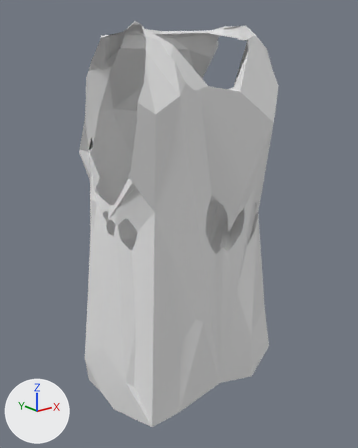
What one commit did to the glTF model maybraid/assets/characters/clothes/body/tuberwaber_body/short_dress.glb.
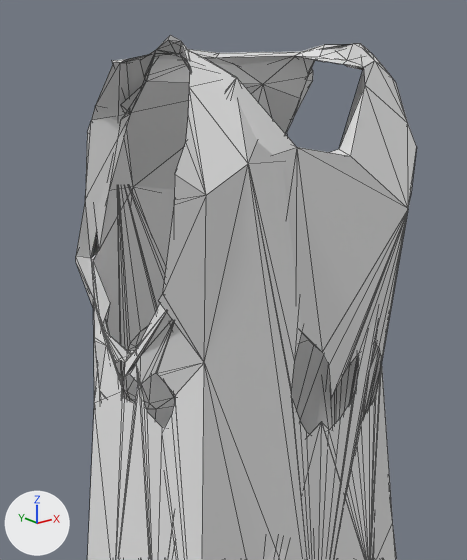
There are two pictures of each version: one whole from a 50 mm lens placed at (-1.098, -1.338, 0.75), pointed at (-0.016, 0.014, 0.21), one close up on the part from 10% to 86% of the width and 0% to 73% of the height. Every picture has the same lights, and +X, +Y and +Z are marked at lower left. The older version's two pictures come first. The close-ups show mesh edges as thin lines. Vertices at exactly the same position are counted once.

Names of what the first close-up shows: 'ShortDress'.
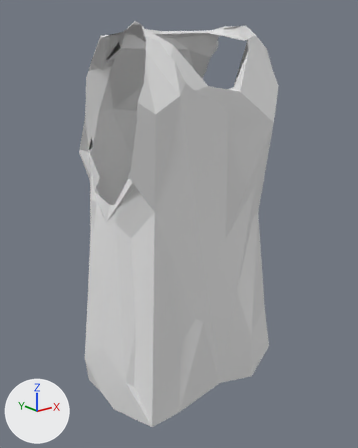
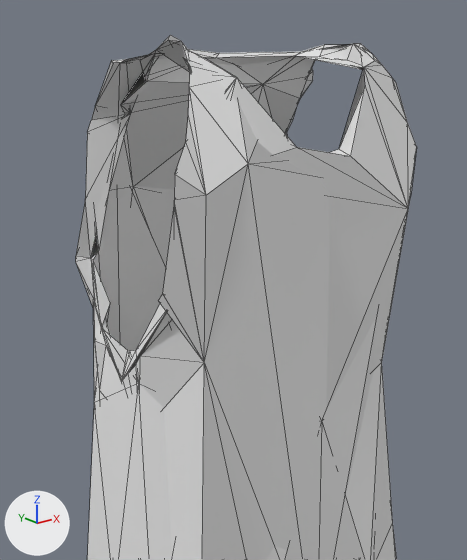
What differs and where, as boxes [x1, y1, x2, y2] in the close-ups (467 x 560 px):
part 1 of me_shortdress_002, reshaped
    before: [77, 147, 408, 560]
    after: [77, 186, 408, 560]
part 2 of me_shortdress_002, deleted
    before: [155, 41, 177, 55]

The change, as a diff of the scene's bpy script:
```diff
--- a/maybraid/assets/characters/clothes/body/tuberwaber_body/short_dress.glb.py
+++ b/maybraid/assets/characters/clothes/body/tuberwaber_body/short_dress.glb.py
@@ me_shortdress_002 @@
 # used by ob_shortdress; location = (0.0, 0.0, 0.0)
-me_shortdress_002.from_pydata(...)  # 607 vertices, 1069 faces; spans x -0.384..0.399, y -0.237..0.257, z -0.398..0.893
+me_shortdress_002.from_pydata(...)  # 218 vertices, 443 faces; spans x -0.384..0.399, y -0.237..0.257, z -0.398..0.893
+# me_shortdress_002 part 1: 1 vertex moved from x -0.315, y -0.008, z 0.336 to x -0.315, y -0.007, z 0.337; 377 vertices removed from x -0.345..0.347, y -0.21..0.214, z -0.321..0.407; 17 vertices added at x -0.327..0.311, y -0.138..0.204, z -0.196..0.37
+# me_shortdress_002 part 2: 15 vertices removed from x -0.205..-0.189, y -0.027..0.014, z 0.853..0.858
+# other edits to the shape of me_shortdress_002 do not show in these pictures
```
